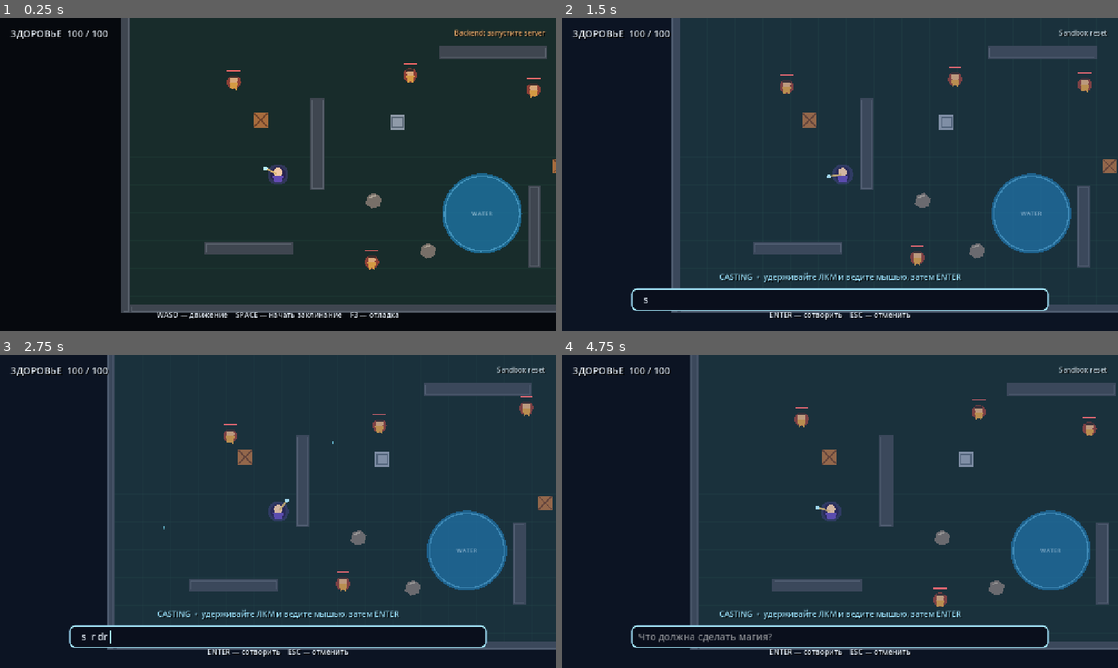
Above: before the commit, frames 1-4 (two rows, left to right).
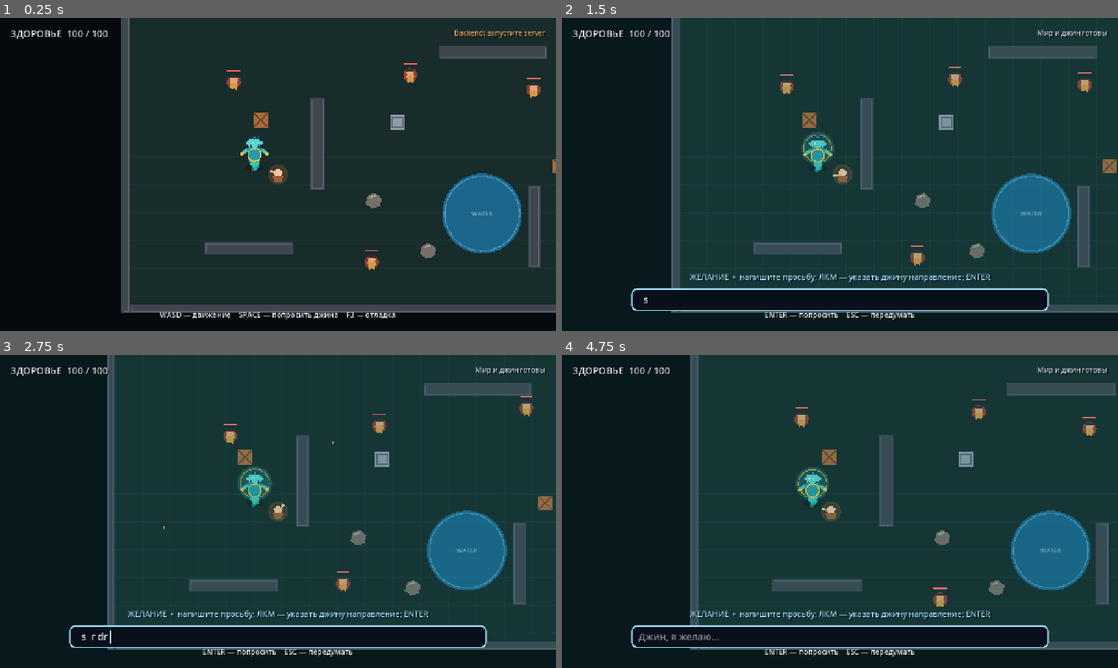
Above: after the commit, the same moments.

Repository: medbar/granted_game
Game: Godot game, scene res://scenes/main.tscn
Two runs of this game, one before a commit and one after it. Both use one fixed random seed, a clock stepped at 60 frames per second and the inputs below.
Inputs (mouse positions are in pixels of both pictures, inside the frame that each line leads up to):
- Up to frame 1 (0.25 s): no input
- Up to frame 2 (1.5 s): tap Enter at 0.5 s; move the mouse to (962, 158) at 0.52 s; hold D 0.53-1.28 s; tap R at 0.6 s; click (962, 158) at 0.67 s; tap Space at 0.77, 0.8, 1.07, 1.35 s; move the mouse to (728, 190) at 1.27 s; hold S from 1.28 s (still down); click (728, 190) at 1.42 s
- Up to frame 3 (2.75 s): tap Space at 1.52, 1.82, 2.3 s; tap R at 1.55, 2.1 s; move the mouse to (333, 442) at 2.02 s; release S at 2.03 s; hold D from 2.03 s (still down); click (333, 442) at 2.17 s
- Up to frame 4 (4.75 s): move the mouse to (812, 574) at 2.77 s; release D at 2.78 s; hold W 2.78-3.53 s; tap R at 2.85, 4.35 s; click (812, 574) at 2.92 s; tap Space at 3.02, 3.32, 3.6, 3.77, 4.07, 4.52 s; move the mouse to (1006, 558) at 3.52 s; hold A from 3.53 s (still down); click (1006, 558) at 3.67 s; tap Escape at 4.15 s; move the mouse to (673, 464) at 4.27 s; click (673, 464) at 4.42 s

The runs differ from the first frame. In frame 1, 0.9% of the frame differs, in the area x 28-72%, y 37-97%; in frame 2, 2.0%; in frame 3, 2.0%; in frame 4, 2.3%, in the area x 13-99%, y 3-97%.

Commit message:
Make the genie fulfill player wishes

Diff:
--- a/client/project.godot
+++ b/client/project.godot
@@ -5,7 +5,7 @@
 
 [application]
 
-config/name="Granted: A Language of Magic"
+config/name="Granted: Your Wish, My Magic"
 run/main_scene="res://scenes/main.tscn"
 config/features=PackedStringArray("4.7", "GL Compatibility")
 boot_splash/bg_color=Color(0.025, 0.035, 0.055, 1)
--- /dev/null
+++ b/client/scripts/genie.gd
@@ -0,0 +1,80 @@
+extends Node2D
+
+const FOLLOW_OFFSET := Vector2(-54.0, -54.0)
+
+var companion: CharacterBody2D
+var facing := Vector2.RIGHT
+var wish_active := false
+var granting := false
+var hover_time := 0.0
+
+
+func setup(owner: CharacterBody2D) -> void:
+	companion = owner
+	global_position = owner.global_position + FOLLOW_OFFSET
+	queue_redraw()
+
+
+func _process(delta: float) -> void:
+	hover_time += delta
+	if is_instance_valid(companion):
+		var bob := Vector2(0.0, sin(hover_time * 2.6) * 5.0)
+		var desired := companion.global_position + FOLLOW_OFFSET + bob
+		global_position = global_position.lerp(desired, 1.0 - exp(-7.0 * delta))
+	var mouse_direction := global_position.direction_to(get_global_mouse_position())
+	if mouse_direction.length_squared() > 0.001:
+		facing = mouse_direction
+	queue_redraw()
+
+
+func set_wish_state(active: bool, is_granting: bool = false) -> void:
+	wish_active = active
+	granting = is_granting
+	queue_redraw()
+
+
+func snap_to_companion() -> void:
+	if is_instance_valid(companion):
+		global_position = companion.global_position + FOLLOW_OFFSET
+
+
+func _draw() -> void:
+	var pulse := 0.5 + 0.5 * sin(hover_time * 4.2)
+	draw_set_transform(Vector2(0, 36), 0.0, Vector2(1.0, 0.38))
+	draw_circle(Vector2.ZERO, 22.0, Color(0.0, 0.0, 0.0, 0.25))
+	draw_set_transform(Vector2.ZERO)
+
+	if wish_active:
+		var aura_alpha := 0.18 + pulse * (0.13 if granting else 0.07)
+		draw_circle(Vector2(0, -9), 38.0 + pulse * 4.0, Color(0.25, 0.96, 0.9, aura_alpha))
+		draw_arc(Vector2(0, -9), 32.0 + pulse * 3.0, 0.0, TAU, 36, Color(1.0, 0.77, 0.25, 0.68), 2.0)
+
+	# A tapering magical tail makes the genie visibly airborne and distinct from the player.
+	draw_circle(Vector2(0, 24), 11.0, Color("35c6c2"))
+	draw_circle(Vector2(3, 33), 8.0, Color(0.2, 0.78, 0.75, 0.72))
+	draw_circle(Vector2(-2, 40), 5.0, Color(0.28, 0.92, 0.86, 0.42))
+	draw_colored_polygon(PackedVector2Array([
+		Vector2(-18, -8), Vector2(18, -8), Vector2(13, 23), Vector2(-12, 23)
+	]), Color("239da6"))
+	draw_circle(Vector2(0, -20), 15.0, Color("55d6cf"))
+	draw_circle(Vector2(-15, -20), 4.5, Color("55d6cf"))
+	draw_circle(Vector2(15, -20), 4.5, Color("55d6cf"))
+	draw_colored_polygon(PackedVector2Array([
+		Vector2(-13, -29), Vector2(-7, -38), Vector2(0, -31), Vector2(8, -39), Vector2(14, -28)
+	]), Color("183f61"))
+	draw_arc(Vector2(0, -17), 10.0, 0.18, PI - 0.18, 16, Color("17465e"), 3.0)
+
+	var eye_offset := facing.normalized() * 1.8
+	draw_circle(Vector2(-5, -22) + eye_offset, 2.0, Color("fff5c2"))
+	draw_circle(Vector2(5, -22) + eye_offset, 2.0, Color("fff5c2"))
+	draw_line(Vector2(-18, -4), Vector2(-29, 5), Color("48c9c4"), 7.0, true)
+	draw_line(Vector2(18, -4), Vector2(29, 5), Color("48c9c4"), 7.0, true)
+	draw_circle(Vector2(-29, 5), 4.0, Color("f5be42"))
+	draw_circle(Vector2(29, 5), 4.0, Color("f5be42"))
+	draw_arc(Vector2(0, 7), 15.0, 0.0, TAU, 24, Color("f5be42"), 3.0)
+
+	if granting:
+		for index in range(6):
+			var angle := hover_time * 2.2 + float(index) / 6.0 * TAU
+			var point := Vector2.from_angle(angle) * (31.0 + pulse * 5.0) + Vector2(0, -9)
+			draw_circle(point, 2.2, Color("fff1a8"))
--- a/client/scripts/main.gd
+++ b/client/scripts/main.gd
@@ -3,6 +3,7 @@
 const UNIT := 64.0
 const GAMEPLAY_CONFIG_PATH := "res://config/gameplay.json"
 const PlayerScript = preload("res://scripts/player.gd")
+const GenieScript = preload("res://scripts/genie.gd")
 const DwarfScript = preload("res://scripts/dwarf.gd")
 const WorldPropScript = preload("res://scripts/world_prop.gd")
 const MagicEffectScript = preload("res://scripts/magic_effect.gd")
@@ -17,6 +18,7 @@
 ]
 
 var player: CharacterBody2D
+var genie: Node2D
 var dwarfs: Array[CharacterBody2D] = []
 var props: Array[CharacterBody2D] = []
 var object_index: Dictionary = {}
@@ -104,6 +106,9 @@
 	player.arena_bounds = ARENA
 	add_child(player)
 	object_index["player"] = player
+	genie = GenieScript.new()
+	genie.setup(player)
+	add_child(genie)
 	var camera := Camera2D.new()
 	camera.position_smoothing_enabled = true
 	camera.position_smoothing_speed = 5.0
@@ -147,10 +152,10 @@
 	connection_label.horizontal_alignment = HORIZONTAL_ALIGNMENT_RIGHT
 	hint_label = make_label(Vector2(360, 670), Vector2(560, 32), 17)
 	hint_label.horizontal_alignment = HORIZONTAL_ALIGNMENT_CENTER
-	hint_label.text = "WASD — движение    SPACE — начать заклинание    F3 — отладка"
+	hint_label.text = "WASD — движение    SPACE — попросить джина    F3 — отладка"
 
 	cast_label = make_label(Vector2(160, 582), Vector2(960, 40), 18)
-	cast_label.text = "CASTING  •  удерживайте ЛКМ и ведите мышью, затем ENTER"
+	cast_label.text = "ЖЕЛАНИЕ  •  напишите просьбу; ЛКМ — указать джину направление; ENTER"
 	cast_label.horizontal_alignment = HORIZONTAL_ALIGNMENT_CENTER
 	cast_label.modulate = Color("a8edff")
 	cast_label.visible = false
@@ -158,7 +163,7 @@
 	spell_input = LineEdit.new()
 	spell_input.position = Vector2(160, 622)
 	spell_input.size = Vector2(960, 52)
-	spell_input.placeholder_text = "Что должна сделать магия?"
+	spell_input.placeholder_text = "Джин, я желаю…"
 	spell_input.max_length = 300
 	spell_input.add_theme_font_size_override("font_size", 22)
 	spell_input.add_theme_color_override("font_color", Color("eef6ff"))
@@ -281,7 +286,7 @@
 			get_viewport().set_input_as_handled()
 			return
 		if event.keycode == KEY_SPACE and not casting:
-			begin_cast()
+			begin_wish()
 			get_viewport().set_input_as_handled()
 			return
 		if event.keycode == KEY_ESCAPE and casting:
@@ -320,18 +325,23 @@
 	cast_started_ms = Time.get_ticks_msec()
 	Engine.time_scale = cast_time_scale
 	player.movement_enabled = false
-	cast_tint.color = Color(0.16, 0.31, 0.58, 0.16)
+	genie.set_wish_state(true, false)
+	cast_tint.color = Color(0.06, 0.42, 0.43, 0.16)
 	cast_label.visible = true
 	spell_input.visible = true
 	spell_input.editable = true
 	spell_input.text = ""
 	spell_input.grab_focus()
-	hint_label.text = "ENTER — сотворить    ESC — отменить"
+	hint_label.text = "ENTER — попросить    ESC — передумать"
+
+
+func begin_wish() -> void:
+	begin_cast()
 
 
 func cancel_cast() -> void:
 	finish_cast_mode()
-	connection_label.text = "Заклинание отменено"
+	connection_label.text = "Вы передумали просить джина"
 	connection_label.modulate = Color("d9e5e8")
 
 
@@ -344,7 +354,7 @@
 		return
 	var text := spell_input.text.strip_edges()
 	if text.is_empty():
-		spell_input.placeholder_text = "Введите хотя бы один символ"
+		spell_input.placeholder_text = "Скажите джину, чего вы желаете"
 		return
 	if drawing_gesture and current_stroke.size() > 1:
 		gesture_strokes.append(current_stroke.duplicate(true))
@@ -352,12 +362,13 @@
 		current_stroke = []
 	waiting_for_backend = true
 	spell_input.editable = false
-	cast_label.text = "COMPILING MAGIC…  мир продолжает двигаться"
+	cast_label.text = "ДЖИН ИСПОЛНЯЕТ ЖЕЛАНИЕ…  мир продолжает двигаться"
+	genie.set_wish_state(true, true)
 	last_spell_text = text
 	cast_counter += 1
 	var payload := build_cast_payload(text)
 	var headers := PackedStringArray(["Content-Type: application/json"])
-	var error := cast_http.request(backend_url + "/cast", headers, HTTPClient.METHOD_POST, JSON.stringify(payload))
+	var error := cast_http.request(backend_url + "/wish", headers, HTTPClient.METHOD_POST, JSON.stringify(payload))
 	if error != OK:
 		cast_failed("backend request could not start")
 
@@ -388,14 +399,14 @@
 	for stroke in gesture_strokes:
 		stroke_payload.append({"points": stroke})
 	return {
-		"request_id": "cast-%06d" % cast_counter,
-		"spell_text": text,
+		"request_id": "wish-%06d" % cast_counter,
+		"wish_text": text,
 		"seed": cast_counter,
 		"caster": {
 			"id": "player",
-			"position": {"x": player.global_position.x / UNIT, "y": player.global_position.y / UNIT},
-			"velocity": {"x": player.velocity.x / UNIT, "y": player.velocity.y / UNIT},
-			"facing": {"x": player.facing.x, "y": player.facing.y}
+			"position": {"x": genie.global_position.x / UNIT, "y": genie.global_position.y / UNIT},
+			"velocity": {"x": 0.0, "y": 0.0},
+			"facing": {"x": genie.facing.x, "y": genie.facing.y}
 		},
 		"gesture": {"strokes": stroke_payload},
 		"world": {"objects": collect_world_snapshot()},
@@ -450,7 +461,7 @@
 		return
 	apply_spell_response(parsed)
 	finish_cast_mode()
-	connection_label.text = "Backend: магия скомпилирована"
+	connection_label.text = "Джин: желание исполнено"
 	connection_label.modulate = Color("78e08f")
 
 
@@ -574,14 +585,14 @@
 func cast_failed(reason: String) -> void:
 	spawn_visual({
 		"primitive": "BURST", "appearance": ["force", "darkness"],
-		"origin": {"x": player.global_position.x / UNIT, "y": player.global_position.y / UNIT},
-		"direction": {"x": player.facing.x, "y": player.facing.y},
+		"origin": {"x": genie.global_position.x / UNIT, "y": genie.global_position.y / UNIT},
+		"direction": {"x": genie.facing.x, "y": genie.facing.y},
 		"radius": 0.65, "speed": 0.0, "intensity": 0.35, "turbulence": 0.9, "lifetime": 0.65
 	})
-	last_debug = {"error": reason, "spell_text": last_spell_text}
+	last_debug = {"error": reason, "wish_text": last_spell_text}
 	update_debug_panel()
 	finish_cast_mode()
-	connection_label.text = "Backend error • магия рассеялась"
+	connection_label.text = "Джин не смог исполнить желание"
 	connection_label.modulate = Color("ff8f8f")
 
 
@@ -591,13 +602,14 @@
 	waiting_for_backend = false
 	drawing_gesture = false
 	player.movement_enabled = true
-	cast_tint.color = Color(0.16, 0.31, 0.58, 0.0)
+	genie.set_wish_state(false, false)
+	cast_tint.color = Color(0.06, 0.42, 0.43, 0.0)
 	cast_label.visible = false
-	cast_label.text = "CASTING  •  удерживайте ЛКМ и ведите мышью, затем ENTER"
+	cast_label.text = "ЖЕЛАНИЕ  •  напишите просьбу; ЛКМ — указать джину направление; ENTER"
 	spell_input.visible = false
 	spell_input.editable = true
 	spell_input.release_focus()
-	hint_label.text = "WASD — движение    SPACE — начать заклинание    F3 — отладка    R — сброс"
+	hint_label.text = "WASD — движение    SPACE — попросить джина    F3 — отладка    R — сброс"
 	gesture_strokes.clear()
 	current_stroke = []
 	queue_redraw()
@@ -607,15 +619,15 @@
 	if not is_instance_valid(debug_text):
 		return
 	if last_debug.is_empty():
-		debug_text.text = "[b]DEVELOPER MAGIC VIEW[/b]\n\nСотворите первое заклинание.\n\nЗдесь появятся якоря, геометрия жеста, цели, правила мира и задержка REST."
+		debug_text.text = "[b]GENIE WISH VIEW[/b]\n\nПопросите джина исполнить первое желание.\n\nЗдесь появятся якоря, указание жестом, цели, правила мира и задержка REST."
 		return
 	if last_debug.has("error"):
-		debug_text.text = "[b][color=#ff8f8f]BACKEND ERROR[/color][/b]\n\n%s\n\nПоследний текст: %s" % [last_debug["error"], last_debug.get("spell_text", "")]
+		debug_text.text = "[b][color=#ff8f8f]ДЖИН НЕ СПРАВИЛСЯ[/color][/b]\n\n%s\n\nПоследнее желание: %s" % [last_debug["error"], last_debug.get("wish_text", "")]
 		return
 	var interpretation: Dictionary = last_debug.get("interpretation", {})
 	var lines: Array[String] = []
-	lines.append("[b]DEVELOPER MAGIC VIEW[/b]")
-	lines.append("\n[b]Текст[/b]\n\"%s\"" % last_spell_text)
+	lines.append("[b]GENIE WISH VIEW[/b]")
+	lines.append("\n[b]Желание[/b]\n\"%s\"" % last_spell_text)
 	lines.append("\n[b]Coherence[/b]  %.3f" % float(interpretation.get("coherence", 0.0)))
 	lines.append("\n[b]Top anchors[/b]")
 	for anchor in interpretation.get("anchors", []).slice(0, 10):
@@ -628,7 +640,7 @@
 	lines.append("radial out/in %.3f / %.3f" % [float(gesture.get("radial_out", 0.0)), float(gesture.get("radial_in", 0.0))])
 	var debug: Dictionary = last_debug.get("debug", {})
 	var intent: Dictionary = debug.get("intent", {})
-	lines.append("\n[b]SpellIntent[/b]")
+	lines.append("\n[b]WishIntent[/b]")
 	lines.append("matter    %s" % JSON.stringify(intent.get("matter", {})))
 	lines.append("actions   %s" % JSON.stringify(intent.get("actions", {})))
 	lines.append("movement  %s" % JSON.stringify(intent.get("movement", {})))
@@ -648,6 +660,7 @@
 	player.temperature = 0.5
 	player.wetness = 0.0
 	player.global_position = Vector2(-260, 30)
+	genie.snap_to_companion()
 	player.states.clear()
 	for dwarf in dwarfs:
 		dwarf.health = 58.0
@@ -665,7 +678,7 @@
 		prop.visible = true
 		prop.collision_layer = 1
 		prop.set_physics_process(true)
-	connection_label.text = "Sandbox reset"
+	connection_label.text = "Мир и джин готовы"
 	connection_label.modulate = Color("d9e5e8")
 
 
@@ -701,12 +714,12 @@
 			for point in stroke:
 				polyline.append(Vector2(float(point["world_x"]), float(point["world_y"])) * UNIT)
 			if polyline.size() > 1:
-				draw_polyline(polyline, Color(0.52, 0.93, 1.0, 0.88), 5.0, true)
+				draw_polyline(polyline, Color(1.0, 0.79, 0.3, 0.88), 5.0, true)
 		polyline.clear()
 		for point in current_stroke:
 			polyline.append(Vector2(float(point["world_x"]), float(point["world_y"])) * UNIT)
 		if polyline.size() > 1:
-			draw_polyline(polyline, Color(0.73, 0.97, 1.0, 0.96), 5.0, true)
+			draw_polyline(polyline, Color(0.35, 1.0, 0.9, 0.96), 5.0, true)
 
 
 func _notification(what: int) -> void:
--- a/client/scripts/player.gd
+++ b/client/scripts/player.gd
@@ -96,7 +96,7 @@
 	return {
 		"id": "player",
 		"kind": "creature",
-		"tags": ["living", "player", "mage", "organic"],
+		"tags": ["living", "player", "requester", "adventurer", "organic"],
 		"position": {"x": global_position.x / unit, "y": global_position.y / unit},
 		"velocity": {"x": velocity.x / unit, "y": velocity.y / unit},
 		"radius": BODY_RADIUS / unit,
@@ -110,17 +110,19 @@
 	if states.has("levitating"):
 		draw_ellipse_shadow(Vector2(0, 12))
 		draw_set_transform(Vector2(0, -10))
-	var aura := Color("7f5af0")
+	var aura := Color("d8a854")
 	if states.has("burning"):
 		aura = Color("ff6b35")
 	elif states.has("electrified"):
 		aura = Color("a8edff")
-	draw_circle(Vector2.ZERO, BODY_RADIUS + 6.0, Color(aura, 0.24))
-	draw_circle(Vector2.ZERO, BODY_RADIUS, Color("29234f"))
+	draw_circle(Vector2.ZERO, BODY_RADIUS + 5.0, Color(aura, 0.18))
+	draw_circle(Vector2.ZERO, BODY_RADIUS, Color("493827"))
 	draw_circle(Vector2(0.0, -5.0), 10.0, Color("f2c9a5"))
-	draw_colored_polygon(PackedVector2Array([Vector2(-13, 3), Vector2(13, 3), Vector2(8, 18), Vector2(-8, 18)]), Color("634bb3"))
-	draw_line(facing * 4.0, facing * 30.0, Color("d7b56d"), 4.0, true)
-	draw_circle(facing * 32.0, 4.5, Color("b8f1ff"))
+	draw_colored_polygon(PackedVector2Array([Vector2(-13, 3), Vector2(13, 3), Vector2(8, 18), Vector2(-8, 18)]), Color("9c5f35"))
+	draw_arc(Vector2(0, -7), 9.0, PI, TAU, 12, Color("4a3025"), 4.0)
+	var pointing_hand := facing.normalized() * 18.0
+	draw_line(facing.normalized() * 5.0, pointing_hand, Color("e8b991"), 4.0, true)
+	draw_circle(pointing_hand, 3.0, Color("f2c9a5"))
 
 
 func draw_ellipse_shadow(offset: Vector2) -> void:
--- a/client/tests/live_cast_runner.gd
+++ b/client/tests/live_cast_runner.gd
@@ -10,7 +10,7 @@
 func check(condition: bool, message: String) -> void:
 	if not condition:
 		failures.append(message)
-		push_error("LIVE CAST: " + message)
+		push_error("LIVE WISH: " + message)
 
 
 func circle_points(center: Vector2, radius: float) -> Array:
@@ -29,8 +29,8 @@
 	]
 
 
-func cast_spell(game, text: String, points: Array) -> bool:
-	game.begin_cast()
+func ask_wish(game, text: String, points: Array) -> bool:
+	game.begin_wish()
 	game.spell_input.text = text
 	game.gesture_strokes = [points]
 	game.confirm_cast()
@@ -50,35 +50,37 @@
 		await process_frame
 
 	game.player.global_position = game.water_position - Vector2(145, 0)
+	game.genie.snap_to_companion()
+	await process_frame
 	var pool_center: Vector2 = game.water_position / game.UNIT
-	var freeze_ok: bool = await cast_spell(game, "заморозь воду", circle_points(pool_center, 1.2))
-	check(freeze_ok, "Godot receives a successful /cast response")
+	var freeze_ok: bool = await ask_wish(game, "заморозь воду", circle_points(pool_center, 1.2))
+	check(freeze_ok, "Godot receives a successful /wish response")
 	check(game.water_state == "ice", "live backend response freezes the pool")
 	check(game.last_debug.get("debug", {}).get("selected_targets", []).has("water_pool_01"), "live target resolution selects the pool")
 
 	game.water_state = "water"
 	game.water_temperature = 0.5
-	var steam_ok: bool = await cast_spell(game, "создай огонь в воде", circle_points(pool_center, 0.8))
-	check(steam_ok, "a second live cast completes")
+	var steam_ok: bool = await ask_wish(game, "создай огонь в воде", circle_points(pool_center, 0.8))
+	check(steam_ok, "a second live wish completes")
 	check(game.water_state == "steam", "fire in water resolves through heat and phase rules into steam")
 
 	game.reset_sandbox()
 	game.player.global_position = Vector2(-250, 0)
 	game.dwarfs[0].global_position = Vector2(-50, 0)
 	game.dwarfs[1].global_position = Vector2(10, 35)
-	var origin: Vector2 = game.player.global_position / game.UNIT
-	var push_ok: bool = await cast_spell(game, "сильно отбрось всех врагов передо мной", line_points(origin, Vector2.RIGHT))
-	check(push_ok, "enemy push cast completes")
+	var origin: Vector2 = game.genie.global_position / game.UNIT
+	var push_ok: bool = await ask_wish(game, "сильно отбрось всех врагов передо мной", line_points(origin, Vector2.RIGHT))
+	check(push_ok, "enemy push wish completes")
 	var targets: Array = game.last_debug.get("debug", {}).get("selected_targets", [])
 	check(not targets.has("player"), "'from me' treats self as the force origin, not a target")
 	check(targets.has("dwarf_01") and targets.has("dwarf_02"), "precise all-enemies wording selects multiple enemies")
 
 	Engine.time_scale = 1.0
 	if failures.is_empty():
-		print("LIVE_CAST_OK: Godot and FastAPI completed all integration scenarios")
+		print("LIVE_WISH_OK: the genie and FastAPI completed all integration scenarios")
 		quit(0)
 	else:
-		print("LIVE_CAST_FAILED: %d checks failed" % failures.size())
+		print("LIVE_WISH_FAILED: %d checks failed" % failures.size())
 		for failure in failures:
 			print(" - " + failure)
 		quit(1)
--- a/client/tests/smoke_runner.gd
+++ b/client/tests/smoke_runner.gd
@@ -25,6 +25,8 @@
 		await process_frame
 
 	check(game.dwarfs.size() >= 5, "arena contains at least five gnomes")
+	check(is_instance_valid(game.genie), "the player has a genie companion")
+	check(game.genie.companion == game.player, "the genie follows the player rather than replacing them")
 	check(game.props.size() >= 3, "arena contains several physical props")
 	check(game.object_index.has("tree_01"), "arena contains a flammable object")
 	check(game.water_snapshot()["material"]["name"] == "water", "arena exposes a water object")
@@ -58,13 +60,14 @@
 
 	attacker.global_position = game.player.global_position + Vector2(180, 0)
 	var enemy_before: Vector2 = attacker.global_position
-	game.begin_cast()
-	check(game.casting, "Space-equivalent cast entry enables cast mode")
-	check(is_equal_approx(Engine.time_scale, game.cast_time_scale), "cast uses configured slow motion")
-	check(game.spell_input.visible and not game.player.movement_enabled, "cast shows text input and suspends WASD")
+	game.begin_wish()
+	check(game.casting, "Space-equivalent input opens a request to the genie")
+	check(game.genie.wish_active, "the genie visibly reacts while listening to a wish")
+	check(is_equal_approx(Engine.time_scale, game.cast_time_scale), "wish entry uses configured slow motion")
+	check(game.spell_input.visible and not game.player.movement_enabled, "wish mode shows text input and suspends WASD")
 	for _frame in range(12):
 		await physics_frame
-	check(attacker.global_position.distance_to(enemy_before) > 0.1, "world simulation continues during cast slow motion")
+	check(attacker.global_position.distance_to(enemy_before) > 0.1, "world simulation continues while the player asks the genie")
 
 	game.spell_input.text = "заморозь воду"
 	game.gesture_strokes = [[
@@ -73,7 +76,8 @@
 		{"t_ms": 200, "screen_x": 0.4, "screen_y": 0.5, "world_x": 1.0, "world_y": 1.0}
 	]]
 	var payload: Dictionary = game.build_cast_payload(game.spell_input.text)
-	check(payload["spell_text"] == "заморозь воду", "Cyrillic text survives the client request contract")
+	check(payload["wish_text"] == "заморозь воду", "Cyrillic wish text survives the client request contract")
+	check(is_equal_approx(float(payload["caster"]["position"]["x"]), game.genie.global_position.x / game.UNIT), "wish effects originate from the genie")
 	check(payload["gesture"]["strokes"].size() == 1, "gesture strokes enter the client request contract")
 
 	var response := {
@@ -91,7 +95,7 @@
 	check(game.water_state == "ice", "generic world action changes water into ice")
 	check(game.last_debug == response, "response populates developer debug data")
 	game.finish_cast_mode()
-	check(is_equal_approx(Engine.time_scale, 1.0) and not game.casting, "time returns to normal after casting")
+	check(is_equal_approx(Engine.time_scale, 1.0) and not game.casting and not game.genie.wish_active, "time returns to normal after the genie acts")
 
 	var primitives := ["BURST", "PROJECTILE", "BEAM", "LINE", "RING", "FIELD", "CLOUD", "TRAIL", "TETHER", "SURFACE_OVERLAY"]
 	for primitive in primitives:
@@ -105,9 +109,9 @@
 	game._input(debug_event)
 	check(game.debug_panel.visible, "F3 opens developer debug information")
 
-	game.begin_cast()
+	game.begin_wish()
 	game.cast_failed("deliberate smoke-test failure")
-	check(not game.casting and is_equal_approx(Engine.time_scale, 1.0), "backend failure fizzles and safely exits cast mode")
+	check(not game.casting and is_equal_approx(Engine.time_scale, 1.0), "backend failure safely exits wish mode")
 	finish()
 
 
Not shown, changed: README.md
Not shown, changed: docs/spec-compliance.md
Not shown, changed: server/app/__init__.py
Not shown, changed: server/app/main.py
Not shown, changed: server/app/models.py
Not shown, changed: server/tests/test_api.py
Not shown, changed: spec.txt
